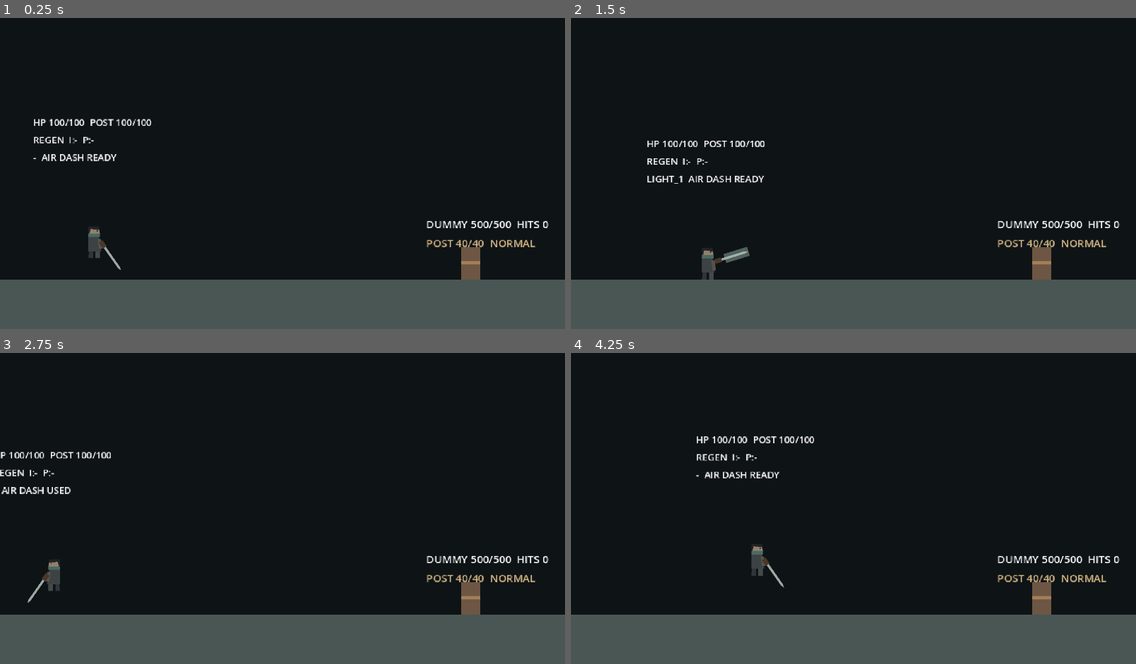
Above: before the commit, frames 1-4 (two rows, left to right).
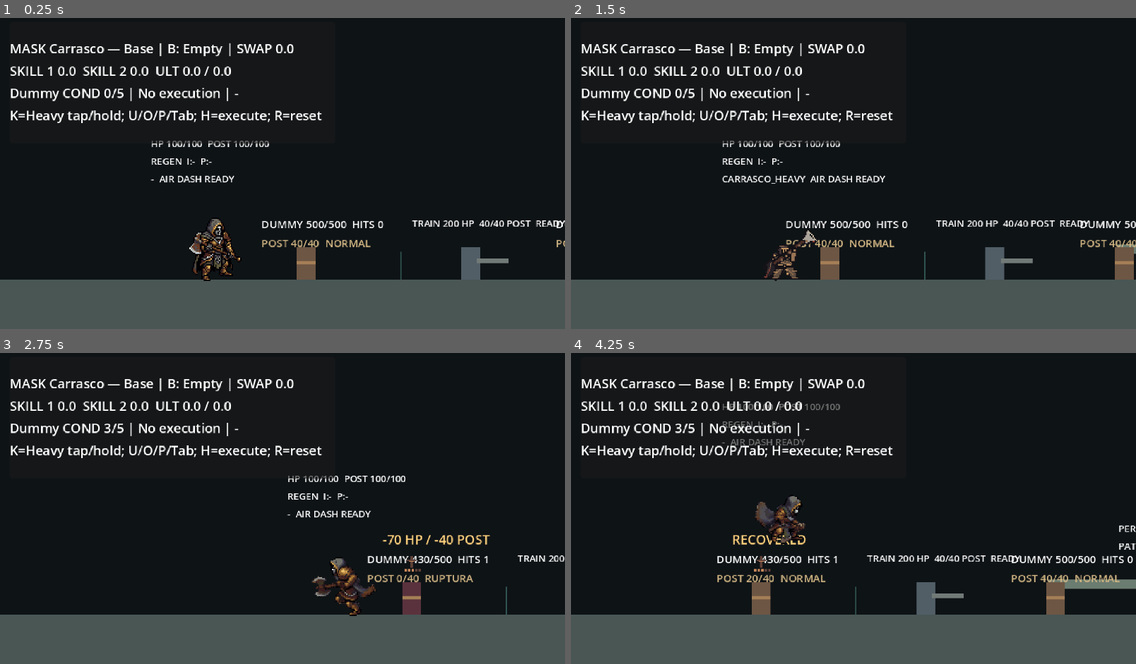
Above: after the commit, the same moments.

Repository: fujikavadaiki-crypto/the-refusal
Game: Godot game, scene res://scenes/test/carrasco_arena.tscn
Same seed, same stepped clock (60 frames per second), same inputs: the game is played once before the commit and once after it. Before the commit the project starts from res://scenes/test_room.tscn.
Inputs:
- Up to frame 1 (0.25 s): no input
- Up to frame 2 (1.5 s): tap Enter at 0.5 s; hold K (attack_heavy) 0.53-1.28 s; hold D (move_right) from 0.53 s (still down); tap Space (jump) at 0.77, 1.07 s; tap J (attack_light) at 0.8, 1.35 s
- Up to frame 3 (2.75 s): tap Space (jump) at 1.52, 1.82 s; tap L (dodge) at 1.55, 2.1 s; release D (move_right) at 2.03 s; hold A (move_left) from 2.03 s (still down); tap I (parry) at 2.3 s
- Up to frame 4 (4.25 s): release A (move_left) at 2.78 s; hold D (move_right) from 2.78 s (still down); tap I (parry) at 2.85 s; tap Space (jump) at 3.02, 3.32, 3.77, 3.8, 4.07 s; tap Shift (walk, bound only after the commit) at 3.05 s; hold Shift (walk, bound only after the commit) from 3.53 s (still down)

The runs differ from the first frame. In frame 1, 6.7% of the frame differs, in the area x 1-100%, y 7-85%; in frame 2, 7.5%; in frame 3, 6.5%; in frame 4, 7.9%.

Commit message:
Integrate approved Carrasco GIF locomotion trial

Diff:
--- /dev/null
+++ b/assets/characters/carrasco_gif_test/frames.json
@@ -0,0 +1,95 @@
+{
+  "description": "Direct extraction of user-approved GIF frames; transparent RGB normalized only where alpha=0.",
+  "animations": {
+    "idle": {
+      "source": "pixellab-The-hooded-warrior-stands-firm-1790392661119.gif",
+      "sha256": "d40b4db0fa0da2a60fed03713b4617a01a6fe6e83c40525ae6a085785c84132c",
+      "fps": 6,
+      "frames": 9,
+      "width": 56,
+      "height": 56,
+      "foot_y_by_frame": [
+        54,
+        54,
+        54,
+        54,
+        54,
+        54,
+        54,
+        54,
+        54
+      ]
+    },
+    "walk_east": {
+      "source": "Idle_walking-6-frames_east.gif",
+      "sha256": "dee2b1d5d525ddd1456d1be4360ab538291ecd613b0eb86a993fbe5991dc62ca",
+      "fps": 8,
+      "frames": 6,
+      "width": 80,
+      "height": 80,
+      "foot_y_by_frame": [
+        66,
+        66,
+        66,
+        65,
+        65,
+        66
+      ]
+    },
+    "run_east": {
+      "source": "Idle_running-8-frames_east.gif",
+      "sha256": "d2ae95114cb8c065b0686e73627c06b90198a287467a28386b9be821c07be458",
+      "fps": 12,
+      "frames": 8,
+      "width": 80,
+      "height": 80,
+      "foot_y_by_frame": [
+        66,
+        66,
+        63,
+        63,
+        63,
+        64,
+        66,
+        66
+      ]
+    },
+    "run_west": {
+      "source": "Idle_running-8-frames_west.gif",
+      "sha256": "49a2daabdaf579921436803c3eed671d54c2599fbc362e760af7d1704f147090",
+      "fps": 12,
+      "frames": 8,
+      "width": 80,
+      "height": 80,
+      "foot_y_by_frame": [
+        66,
+        64,
+        65,
+        66,
+        66,
+        64,
+        64,
+        64
+      ]
+    },
+    "jump_east": {
+      "source": "Idle_jumping-1_east.gif",
+      "sha256": "70a3a4a8264e41d121526c4c2bd0c7581128c1570f4a0b93c08523ab435fe383",
+      "fps": 15,
+      "frames": 9,
+      "width": 80,
+      "height": 80,
+      "foot_y_by_frame": [
+        66,
+        66,
+        66,
+        63,
+        49,
+        51,
+        65,
+        65,
+        65
+      ]
+    }
+  }
+}
--- a/project.godot
+++ b/project.godot
@@ -11,7 +11,7 @@
 [application]
 
 config/name="The Refusal"
-run/main_scene="res://scenes/test_room.tscn"
+run/main_scene="res://scenes/test/carrasco_arena.tscn"
 config/features=PackedStringArray("4.7", "GL Compatibility")
 config/icon="res://icon.svg"
 
@@ -41,6 +41,11 @@
 "events": [Object(InputEventKey,"resource_local_to_scene":false,"resource_name":"","device":16,"window_id":0,"alt_press …(190 unchanged characters)…
 , Object(InputEventKey,"resource_local_to_scene":false,"resource_name":"","device":16,"window_id":0,"alt_pressed":false …(186 unchanged characters)…
 , Object(InputEventJoypadMotion,"resource_local_to_scene":false,"resource_name":"","device":0,"axis":0,"axis_value":1.0,"script":null)
+]
+}
+walk={
+"deadzone": 0.2,
+"events": [Object(InputEventKey,"resource_local_to_scene":false,"resource_name":"","device":16,"window_id":0,"alt_pressed":false,"shift_pressed":false,"ctrl_pressed":false,"meta_pressed":false,"pressed":false,"keycode":4194325,"physical_keycode":0,"key_label":0,"unicode":0,"location":0,"echo":false,"script":null)
 ]
 }
 jump={
--- a/scripts/player/player.gd
+++ b/scripts/player/player.gd
@@ -47,7 +47,7 @@
             combat.accept_inputs(light_pressed, heavy_pressed)
     combat.tick(delta)
     var movement := defense.movement_axis(direction) * combat.movement_multiplier()
-    locomotion.move(self, movement, jump_pressed and not combat.is_busy() and not defense.is_locked(), delta, defense.suspends_gravity())
+    locomotion.move(self, movement, jump_pressed and not combat.is_busy() and not defense.is_locked(), delta, defense.suspends_gravity(), Input.is_action_pressed("walk"))
     defense.sync_grounding()
     state_machine.sync_with_body(self)
     state_machine.sync_action(combat.is_busy(), defense.mode)
--- a/scripts/player/player_locomotion.gd
+++ b/scripts/player/player_locomotion.gd
@@ -3,6 +3,7 @@
 
 ## Reversible sandbox tuning; no canonical movement values are specified yet.
 @export var run_speed := 120.0
+@export_range(0.1, 1.0, 0.05) var walk_speed_ratio := 0.55
 @export var ground_acceleration := 900.0
 @export var ground_deceleration := 1100.0
 @export var air_acceleration := 650.0
@@ -10,7 +11,7 @@
 @export var jump_velocity := -260.0
 
 
-func move(body: CharacterBody2D, direction: float, jump_pressed: bool, delta: float, suspend_gravity := false) -> void:
+func move(body: CharacterBody2D, direction: float, jump_pressed: bool, delta: float, suspend_gravity := false, walk_requested := false) -> void:
     var horizontal_rate := air_acceleration
     if suspend_gravity:
         body.velocity.y = 0.0
@@ -21,5 +22,6 @@
     else:
         body.velocity.y += gravity * delta
 
-    body.velocity.x = move_toward(body.velocity.x, direction * run_speed, horizontal_rate * delta)
+    var target_speed := run_speed * (walk_speed_ratio if walk_requested else 1.0)
+    body.velocity.x = move_toward(body.velocity.x, direction * target_speed, horizontal_rate * delta)
     body.move_and_slide()
--- a/scripts/player/player_visual_controller.gd
+++ b/scripts/player/player_visual_controller.gd
@@ -82,7 +82,9 @@
         return &"parry"
     if not player.is_on_floor():
         return &"jump" if player.velocity.y < 0.0 else &"fall"
-    return &"run" if absf(player.velocity.x) > 5.0 else &"idle"
+    if absf(player.velocity.x) <= 5.0:
+        return &"idle"
+    return &"walk" if Input.is_action_pressed("walk") else &"run"
 
 
 func _on_mask_changed(data: MaskData) -> void:
--- a/scripts/player/visuals/carrasco_base_visual.gd
+++ b/scripts/player/visuals/carrasco_base_visual.gd
@@ -1,13 +1,17 @@
 extends Node2D
 
-## Native 64x48 tiles with a 31 px body. Animation only reads gameplay state.
+## Locomotion uses the approved GIF frames at native resolution. The original atlas
+## remains available for combat and every state without an approved GIF.
 const MARK := preload("res://scripts/player/visuals/condemnation_mark.gd")
 const ATLAS := preload("res://assets/characters/carrasco_base_gameplay/atlas.png")
 const MANIFEST_PATH := "res://assets/characters/carrasco_base_gameplay/frames.json"
+const GIF_ROOT := "res://assets/characters/carrasco_gif_test"
+const GIF_MANIFEST_PATH := GIF_ROOT + "/frames.json"
 const JUDGMENT := Color("#a4553e")
 const BONE := Color("#c7b9a0")
 
 @onready var sprite: Sprite2D = $Sprite
+@onready var player: CharacterBody2D = get_parent().get_parent() as CharacterBody2D
 
 var runtime: CarrascoRuntimeState
 var marks: Dictionary = {}
@@ -19,10 +23,15 @@
 var pose_clock := 0.0
 var clock := 0.0
 var frame_textures: Dictionary = {}
+var gif_frame_textures: Dictionary = {}
+var gif_fps: Dictionary = {}
+var gif_foot_y: Dictionary = {}
+var atlas_offset := Vector2.ZERO
 
 
 func _ready() -> void:
     _load_frames()
+    _load_gif_frames()
     _sync_sprite()
 
 
@@ -63,7 +72,8 @@
     var tile_width: int = parsed["tile_width"]
     var tile_height: int = parsed["tile_height"]
     var columns: int = parsed["columns"]
-    sprite.offset = Vector2(-int(parsed["pivot_x"]), -int(parsed["pivot_y"]))
+    atlas_offset = Vector2(-int(parsed["pivot_x"]), -int(parsed["pivot_y"]))
+    sprite.offset = atlas_offset
     sprite.position = Vector2(0, 13)
     for animation in parsed["animations"]:
         var textures: Array[AtlasTexture] = []
@@ -76,17 +86,65 @@
         frame_textures[animation] = textures
 
 
+func _load_gif_frames() -> void:
+    var parsed: Variant = JSON.parse_string(FileAccess.get_file_as_string(GIF_MANIFEST_PATH))
+    if not parsed is Dictionary or not parsed.has("animations"):
+        push_error("Carrasco GIF frame manifest is missing or invalid")
+        return
+    for animation in parsed["animations"]:
+        var data: Dictionary = parsed["animations"][animation]
+        var textures: Array[Texture2D] = []
+        for index in range(int(data["frames"])):
+            var path := "%s/%s/frame_%02d.png" % [GIF_ROOT, animation, index]
+            var texture := load(path) as Texture2D
+            if texture == null:
+                push_error("Carrasco GIF frame missing: " + path)
+                return
+            textures.append(texture)
+        gif_frame_textures[animation] = textures
+        gif_fps[animation] = float(data["fps"])
+        gif_foot_y[animation] = data["foot_y_by_frame"]
+
+
 func _sync_sprite() -> void:
     var animation := String(pose)
     if pose == &"charge" and charged_ready:
         animation = "charge_ready"
+    if _sync_gif_sprite(animation):
+        return
     if not frame_textures.has(animation):
         animation = "idle"
     if not frame_textures.has(animation):
         return
     var textures: Array = frame_textures[animation]
     var frame := _frame_index(animation, textures.size())
+    sprite.scale.x = 1.0
+    sprite.offset = atlas_offset
     sprite.texture = textures[frame]
+
+
+func _sync_gif_sprite(animation: String) -> bool:
+    var clip := animation
+    match animation:
+        "run":
+            clip = "run_west" if player.facing_direction < 0 else "run_east"
+        "walk":
+            clip = "walk_east"
+        "jump", "fall":
+            clip = "jump_east"
+    if not gif_frame_textures.has(clip):
+        return false
+    var textures: Array = gif_frame_textures[clip]
+    var rate: float = gif_fps[clip]
+    var frame := int(pose_clock * rate) % textures.size()
+    if animation == "jump":
+        frame = mini(int(pose_clock * rate), 4)
+    elif animation == "fall":
+        frame = 5 + mini(int(pose_clock * rate), textures.size() - 6)
+    sprite.texture = textures[frame]
+    sprite.offset = Vector2(-sprite.texture.get_width() / 2.0, -float(gif_foot_y[clip][frame]))
+    sprite.scale.x = -1.0 if clip == "run_west" else 1.0
+    return true
 
 
 func _frame_index(animation: String, count: int) -> int:
--- /dev/null
+++ b/tests/verify_carrasco_gif_test.gd
@@ -0,0 +1,125 @@
+extends SceneTree
+
+var failed := false
+
+
+func _initialize() -> void:
+    call_deferred("run_checks")
+
+
+func frames(count: int) -> void:
+    for _i in range(count):
+        await physics_frame
+
+
+func check(value: bool, description: String) -> void:
+    if value:
+        print("PASS: ", description)
+    else:
+        failed = true
+        printerr("FAIL: ", description)
+
+
+func snapshot(name: String) -> void:
+    var args := OS.get_cmdline_user_args()
+    if args.is_empty():
+        return
+    await RenderingServer.frame_post_draw
+    var output_dir := args[0]
+    DirAccess.make_dir_recursive_absolute(output_dir)
+    var error := root.get_texture().get_image().save_png(output_dir.path_join(name + ".png"))
+    check(error == OK, "rendered capture: " + name)
+
+
+func hide_labels(node: Node) -> void:
+    if node is Label:
+        (node as Label).visible = false
+    for child in node.get_children():
+        hide_labels(child)
+
+
+func run_checks() -> void:
+    var arena := load("res://scenes/test/carrasco_arena.tscn").instantiate() as Node2D
+    root.add_child(arena)
+    arena.get_node("Peregrino").process_mode = Node.PROCESS_MODE_DISABLED
+    await frames(8)
+    if not OS.get_cmdline_user_args().is_empty():
+        hide_labels(arena)
+        arena.get_node("TechnicalHUD").visible = false
+
+    var player := arena.get_node("TestRoom/Player") as CharacterBody2D
+    var visual := player.get_node("VisualRoot") as PlayerVisualController
+    var form: Node2D = visual.form
+    var sprite := form.get_node("Sprite") as Sprite2D
+    var locomotion := player.get_node("Locomotion") as PlayerLocomotion
+
+    check(InputMap.has_action("walk"), "walk action exists")
+    check(sprite.texture_filter == CanvasItem.TEXTURE_FILTER_NEAREST, "nearest filtering remains active")
+    check(sprite.texture.get_size() == Vector2(56, 56) and form.pose == &"idle", "idle uses the supplied native GIF")
+    await snapshot("01_idle")
+    check(form.gif_frame_textures["idle"].size() == 9 and form.gif_frame_textures["walk_east"].size() == 6, "idle and walk frame counts")
+    check(form.gif_frame_textures["run_east"].size() == 8 and form.gif_frame_textures["run_west"].size() == 8 and form.gif_frame_textures["jump_east"].size() == 9, "run and jump frame counts")
+    var idle_frame := sprite.texture
+    await frames(12)
+    check(sprite.texture != idle_frame, "idle animation advances")
+
+    Input.action_press("walk")
+    Input.action_press("move_right")
+    await frames(14)
+    check(form.pose == &"walk" and form.gif_frame_textures["walk_east"].has(sprite.texture), "holding walk selects east walking GIF")
+    check(absf(player.velocity.x - locomotion.run_speed * locomotion.walk_speed_ratio) < 2.0, "walk speed follows the existing run tuning")
+    check(sprite.texture.get_size() == Vector2(80, 80) and sprite.offset.x == -40.0 and sprite.offset.y >= -66.0 and sprite.offset.y <= -65.0, "walk keeps its original canvas and stable ground pivot")
+    await snapshot("02_walk")
+
+    Input.action_release("walk")
+    await frames(12)
+    check(form.pose == &"run" and form.gif_frame_textures["run_east"].has(sprite.texture), "walk to run transition selects east run GIF")
+    check(absf(player.velocity.x - locomotion.run_speed) < 2.0, "unchanged run speed is reached")
+    await snapshot("03_run_east")
+    if not OS.get_cmdline_user_args().is_empty():
+        for index in range(8):
+            await snapshot("run_east_%02d" % index)
+            await frames(5)
+
+    Input.action_release("move_right")
+    Input.action_press("move_left")
+    await frames(2)
+    check(player.facing_direction == -1 and form.gif_frame_textures["run_west"].has(sprite.texture), "direction reversal selects original west frames immediately")
+    check(player.visual_root.scale.x == -1.0 and sprite.scale.x == -1.0, "west GIF is displayed without double mirroring")
+    await snapshot("04_run_west")
+    if not OS.get_cmdline_user_args().is_empty():
+        for index in range(8):
+            await snapshot("run_west_%02d" % index)
+            await frames(5)
+    Input.action_press("walk")
+    await frames(2)
+    check(form.pose == &"walk" and player.visual_root.scale.x == -1.0 and sprite.scale.x == 1.0, "west walking temporarily mirrors east frames")
+    Input.action_release("walk")
+
+    Input.action_release("move_left")
+    await frames(12)
+    check(form.pose == &"idle", "landing locomotion returns to idle after stopping")
+    Input.action_press("jump")
+    await frames(2)
+    Input.action_release("jump")
+    check(player.velocity.y < 0.0 and form.pose == &"jump", "jump input responds and selects jump frames")
+    check(player.visual_root.scale.x == -1.0 and sprite.scale.x == 1.0, "west jump temporarily mirrors east frames")
+    await snapshot("05_jump")
+    await frames(23)
+    check(player.velocity.y >= 0.0 and form.pose == &"fall", "vertical velocity selects fall frames")
+    check(form.gif_frame_textures["jump_east"].has(sprite.texture), "fall reuses the supplied jump GIF")
+    await snapshot("06_fall")
+    await frames(28)
+    check(player.is_on_floor() and form.pose == &"idle", "landing returns immediately to idle")
+    check((player.get_node("CollisionShape2D") as CollisionShape2D).shape.height == 26.0, "body collider remains unchanged")
+    await snapshot("07_landed")
+
+    Input.action_press("attack_light")
+    await frames(2)
+    Input.action_release("attack_light")
+    check(sprite.texture is AtlasTexture, "unapproved combat poses keep the previous atlas")
+
+    arena.queue_free()
+    await frames(2)
+    print("CARRASCO GIF TEST: ", "FAIL" if failed else "PASS")
+    quit(1 if failed else 0)
--- a/tests/verify_milestone8_3.gd
+++ b/tests/verify_milestone8_3.gd
@@ -58,8 +58,8 @@
     var masks := player.get_node("MaskController") as MaskController
     var dummy := arena.get_node("TestRoom/Dummy") as Node2D
     var sprite := visual.form.sprite as Sprite2D
-    check(sprite.scale == Vector2.ONE and sprite.texture_filter == CanvasItem.TEXTURE_FILTER_NEAREST and sprite.offset == Vector2(-17, -42) and sprite.position == Vector2(0, 13), "native art uses integer pixels and shares the body's ground plane")
-    check(sprite.texture is AtlasTexture and (sprite.texture as AtlasTexture).region.size == Vector2(64, 48), "runtime displays a native atlas cell")
+    check(sprite.scale == Vector2.ONE and sprite.texture_filter == CanvasItem.TEXTURE_FILTER_NEAREST and sprite.offset == Vector2(-28, -54) and sprite.position == Vector2(0, 13), "approved idle GIF uses native pixels and shares the body's ground plane")
+    check(sprite.texture is Texture2D and sprite.texture.get_size() == Vector2(56, 56), "runtime displays the native 56x56 idle frame")
     check(visual.form.frame_textures.size() == expected.size(), "all authored actions are available to the interchangeable Mask visual")
     check((player.get_node("CollisionShape2D") as CollisionShape2D).shape.height == 26.0, "body collider remains unchanged")
     check(not combat.hitbox.active, "hitbox starts inactive")
Binary file added: assets/characters/carrasco_gif_test/idle/frame_00.png
Not shown, added: assets/characters/carrasco_gif_test/idle/frame_00.png.import
Binary file added: assets/characters/carrasco_gif_test/idle/frame_01.png
Not shown, added: assets/characters/carrasco_gif_test/idle/frame_01.png.import
Binary file added: assets/characters/carrasco_gif_test/idle/frame_02.png
Not shown, added: assets/characters/carrasco_gif_test/idle/frame_02.png.import
Binary file added: assets/characters/carrasco_gif_test/idle/frame_03.png
Not shown, added: assets/characters/carrasco_gif_test/idle/frame_03.png.import
Binary file added: assets/characters/carrasco_gif_test/idle/frame_04.png
Not shown, added: assets/characters/carrasco_gif_test/idle/frame_04.png.import
Binary file added: assets/characters/carrasco_gif_test/idle/frame_05.png
Not shown, added: assets/characters/carrasco_gif_test/idle/frame_05.png.import
(and 77 more such lines)
